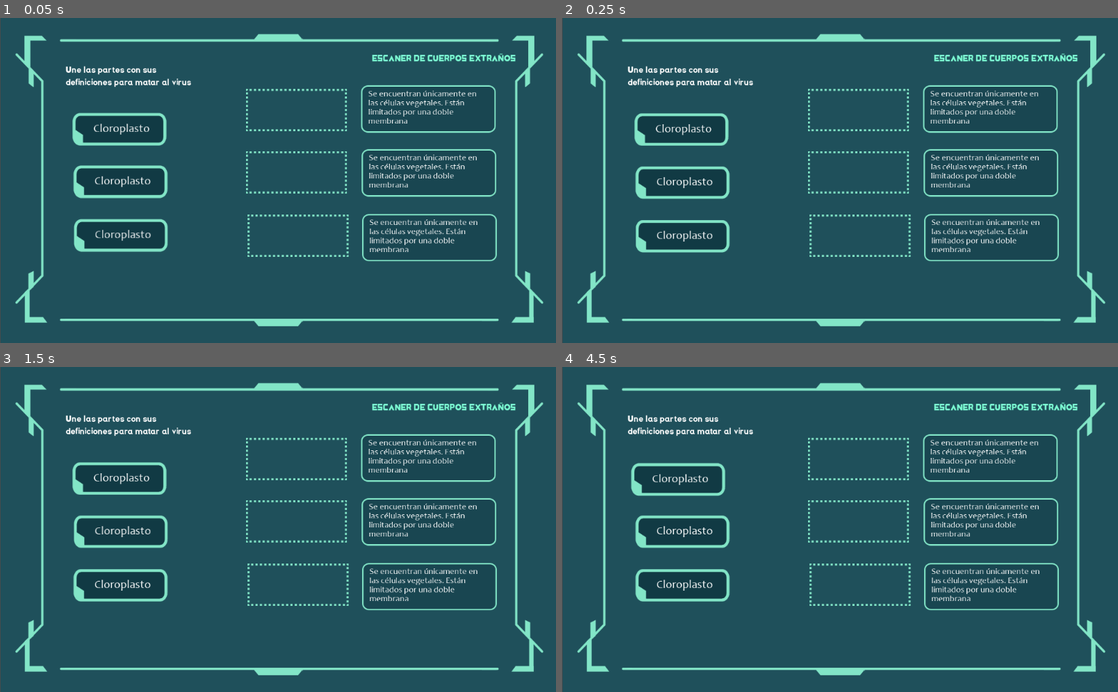
Above: before the commit, frames 1-4 (two rows, left to right).
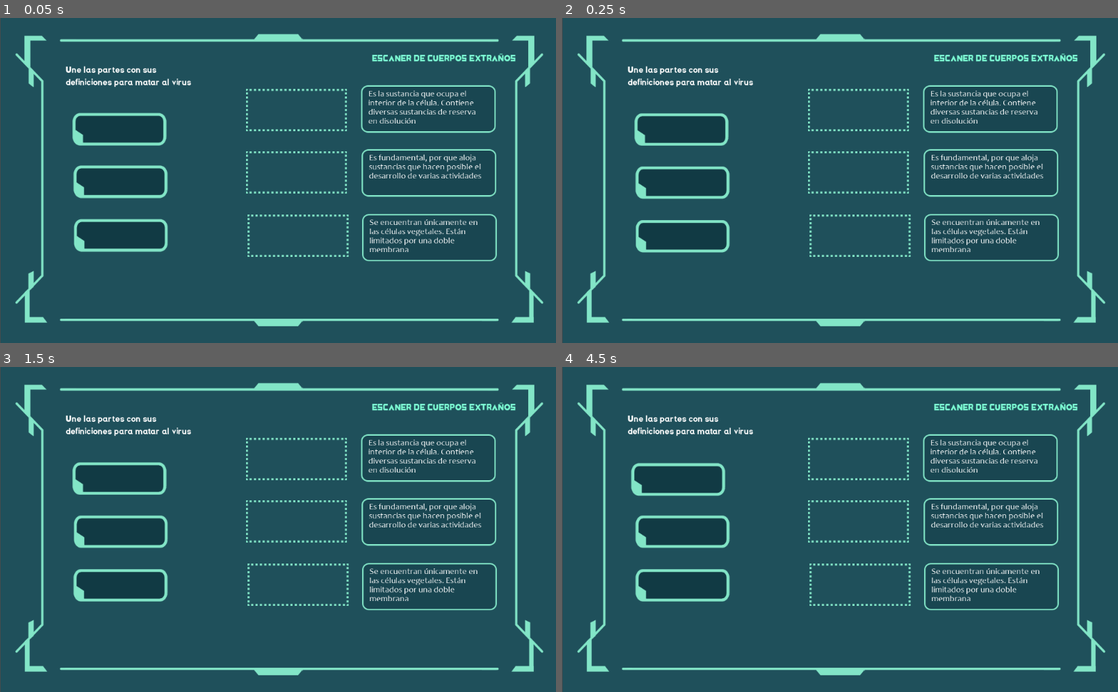
Above: after the commit, the same moments.

Repository: Space-Travelers/Game
Game: Godot game, scene res://src/scenes/immune_system/minigames/definitions/Main.tscn
Same seed, same stepped clock (60 frames per second), same inputs: the game is played once before the commit and once after it. This scene is started directly instead of the project's main scene.
Inputs (mouse positions are in pixels of both pictures, inside the frame that each line leads up to):
- Up to frame 1 (0.05 s): no input
- Up to frame 2 (0.25 s): no input
- Up to frame 3 (1.5 s): tap Enter at 0.5 s; move the mouse to (116, 477) at 0.52 s; click (116, 477) at 0.6 s; tap Space at 1.25 s; move the mouse to (122, 532) at 1.27 s; click (122, 532) at 1.35 s
- Up to frame 4 (4.5 s): tap Enter at 2, 3.5 s; move the mouse to (684, 584) at 2.02 s; click (684, 584) at 2.1 s; tap Space at 2.75, 4.25 s; move the mouse to (812, 594) at 2.77 s; click (812, 594) at 2.85 s; move the mouse to (1006, 578) at 3.52 s; click (1006, 578) at 3.6 s; move the mouse to (673, 480) at 4.27 s; click (673, 480) at 4.35 s

The runs differ from the first frame. In frame 1, 1.6% of the frame differs, in the area x 16-87%, y 22-69%; in frame 2, 1.6%; in frame 3, 1.6%; in frame 4, 1.6%.
Error after the commit: Unable to iterate on object of type 'Nil'. (res://src/scenes/immune_system/minigames/definitions/Main.gd:29)

Commit message:
adding request

Diff:
--- a/src/scenes/immune_system/minigames/definitions/Main.gd
+++ b/src/scenes/immune_system/minigames/definitions/Main.gd
@@ -3,34 +3,20 @@
 
 var nodes_availables;
 var rest_nodes = []
-var definitions = [
-	{
-		'id':1,
-		'word': 'citoplasma',
-		'definition': 'Es la sustancia que ocupa el interior de la célula. Contiene diversas sustancias de reserva en disolución'
-	},
-	{
-		'id':2,
-		'word': 'Membrana Plasmatica',
-		'definition': 'Es fundamental, por que aloja sustancias que hacen posible el desarrollo de varias actividades'
-	},
-	{
-		'id':3,
-		'word': 'Cloroplasto',
-		'definition':'Se encuentran únicamente en las células vegetales. Están limitados por una doble membrana'
-	}
-]
+var definitions
 
 
 func _on_request_completed(result, response_code, headers, body):
 	var json = JSON.parse(body.get_string_from_utf8())
-	print(json.result)
+	definitions = json.result
+	print(definitions)
+	set_information()
 
 # Called when the node enters the scene tree for the first time.
 func _ready():
 	$HTTPRequest.connect("request_completed", self, "_on_request_completed")
-	$HTTPRequest.request("https://pokeapi.co/api/v2/pokemon/ditto")
-	set_information()
+	$HTTPRequest.request("https://spacback.herokuapp.com/minigames/definiciones")
+
 	rest_nodes = get_tree().get_nodes_in_group("zone")
 	nodes_availables = getEndPointsTotal()
 	for node in rest_nodes:
@@ -38,16 +24,19 @@
 
 
 func set_information():
-	print('a')
 	var word_nodes = get_tree().get_nodes_in_group("word")
 	var answer_nodes = get_tree().get_nodes_in_group("answer")
-
 	for definition in definitions:
 		for word_node in word_nodes:
-			word_node.set_word(definition.word)
-			word_node.id_definition = definition.id;
+			if(word_node.id_definition==0):
+				word_node.set_word(definition.word)
+				word_node.id_definition = definition.id;
+				break;
 		for answer in answer_nodes:
-		 answer.get_node('Definition-container').set_definition(definition.id, definition.definition)
+			var answer_node = answer.get_node('Definition-container')
+			if(answer_node.id_definition == 0):
+				answer_node.set_definition(definition.id, definition.definition)
+				break;
 
 
 func getEndPointsTotal():
--- a/src/scenes/immune_system/minigames/definitions/Main.tscn
+++ b/src/scenes/immune_system/minigames/definitions/Main.tscn
@@ -143,3 +143,5 @@
 
 [node name="endPoint" parent="Node3" instance=ExtResource( 3 )]
 position = Vector2( 546, 286 )
+
+[node name="HTTPRequest2" type="HTTPRequest" parent="."]
